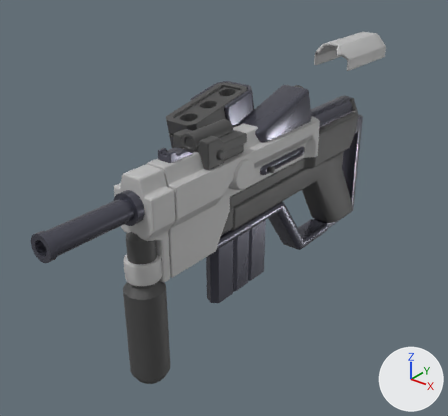
An edit to the glTF model assets/3D Models/Gun/Gun.glb, drawn before and after from the same camera.
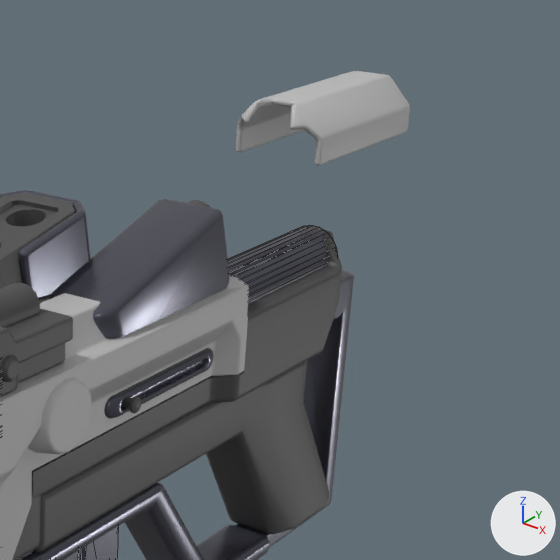
Each version is shown whole from a camera (50 mm lens) standing at (8.34, -12.02, 6.45) and looking at (-1.17, -0.13, -0.92), then close up on the part from 48% to 100% of the width and 1% to 56% of the height. The lights are fixed; the arrows at lower right show +X, +Y and +Z. The close-ups show mesh edges as thin lines. Where no turn or scale is listed for an object, it has been applied to the vertices.
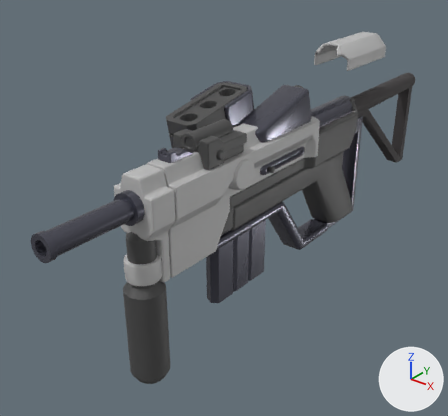
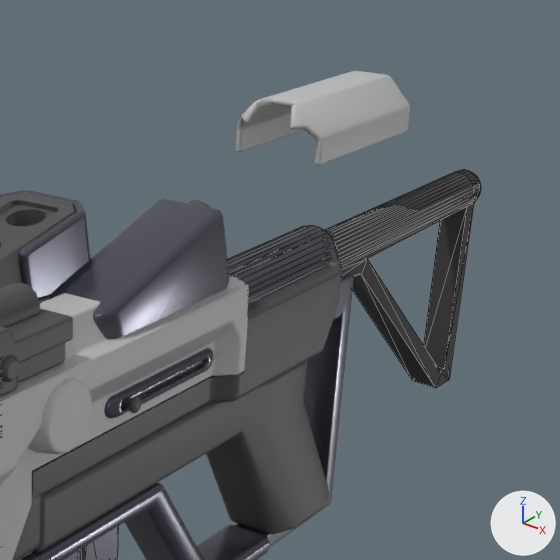
Commit message: stock added

Boxes (x1, y1, x2, y2) around the edits, measured in the close-ups (560 x 560 px):
'Stock', added: after (326, 170, 481, 388)

Diff of the bpy script that builds the scene:
```diff
--- a/assets/3D Models/Gun/Gun.glb.py
+++ b/assets/3D Models/Gun/Gun.glb.py
@@ mat_black @@
+mat_black = principled_material('Black')
+mat_black.base_color = (0.0495, 0.0444, 0.0456)  # black #3f3b3c
+mat_black.roughness = 0.728
@@ me_cylinder_011 @@
+me_cylinder_011.from_pydata(...)  # 103 vertices, 208 faces; spans x -0.26..0.26, y -0.44..4.14, z -2.85..0.31
+me_cylinder_011.materials.append(mat_black)  # black #3f3b3c
@@ ob_stock @@
+ob_stock = bpy.data.objects.new('Stock', me_cylinder_011)
+ob_stock.location = (0.0, 4.47, 1.0)
```
